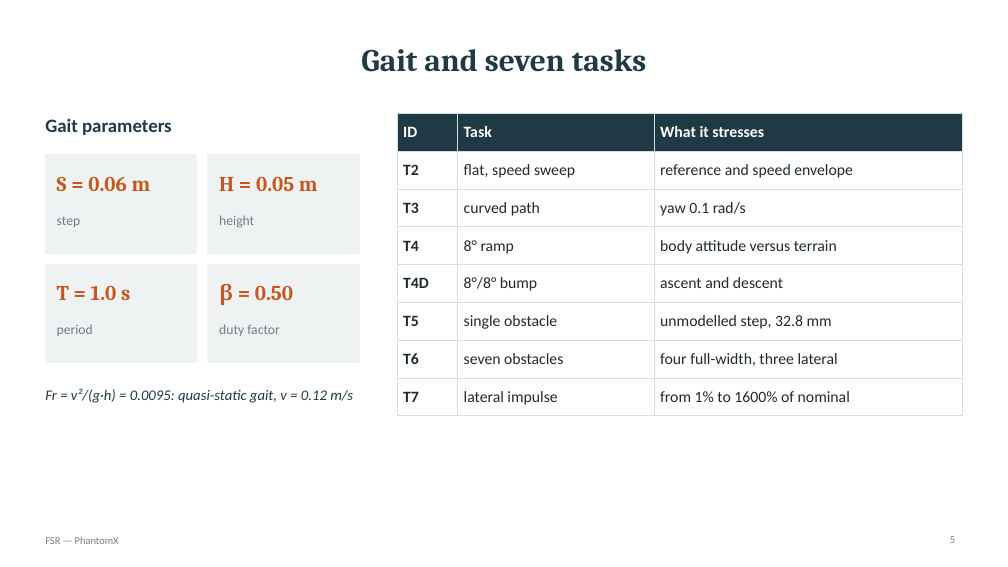
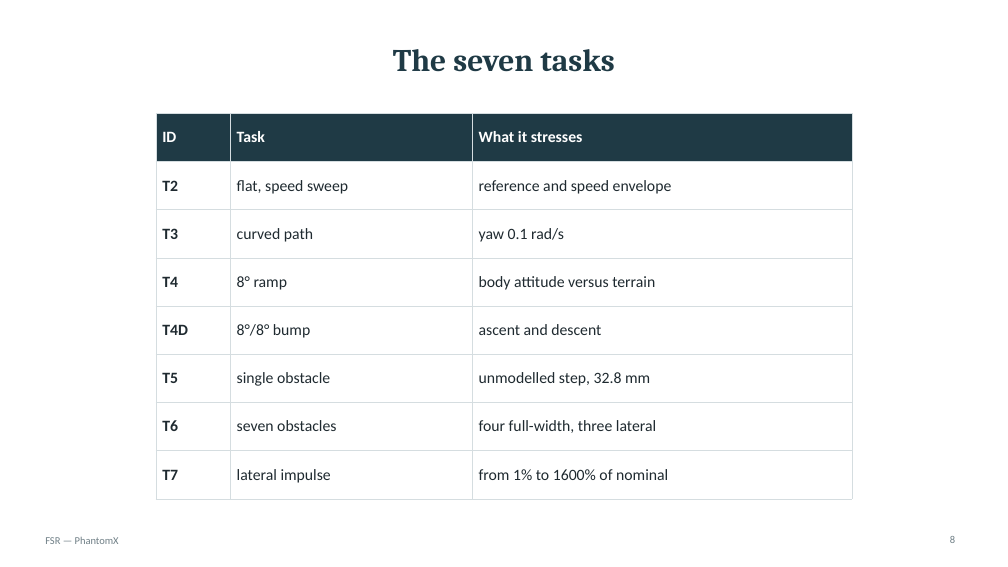
Before and after one commit to eroscribello/FSR, a slide deck: slide 8 of presentazione/FSR_phantomx_presentation.pptx (slide 5 before the commit). Drawn at 1008x567 pixels with LibreOffice and Linux fonts; fonts in the diff are those of the drawing. Boxes give left, top, right and bottom in pixels: in the first picture for what was removed or moved away, otherwise in the second. Text is boxed around its words. In the diff, an @@ line names an element or a change of style, - is before the commit and + after.

```diff
--- a/presentazione/FSR_phantomx_presentation.pptx
+++ b/presentazione/FSR_phantomx_presentation.pptx
@@ title at bbox=[393, 49, 615, 72]: text changed @@
-Gait and seven tasks
+The seven tasks
@@ text removed at bbox=[45, 118, 172, 135] @@
-Gait parameters
@@ table: place and size @@
-table at bbox=[397, 113, 963, 409]
+table at bbox=[156, 113, 851, 499]
@@ rectangle removed at bbox=[45, 155, 197, 253] @@
@@ text removed at bbox=[57, 176, 151, 191] @@
-S = 0.06 m
@@ rectangle removed at bbox=[208, 155, 359, 253] @@
@@ text removed at bbox=[219, 176, 318, 191] @@
-H = 0.05 m
@@ text removed at bbox=[57, 216, 81, 227] @@
-step
@@ text removed at bbox=[219, 215, 254, 227] @@
-height
@@ rectangle removed at bbox=[45, 265, 197, 363] @@
@@ rectangle removed at bbox=[208, 265, 359, 363] @@
@@ text removed at bbox=[57, 285, 130, 300] @@
-T = 1.0 s
@@ text removed at bbox=[219, 284, 293, 305] @@
-β = 0.50
@@ text removed at bbox=[57, 324, 93, 336] @@
-period
@@ text removed at bbox=[219, 324, 280, 336] @@
-duty factor
@@ text removed at bbox=[45, 388, 353, 403] @@
-Fr = v²/(g·h) = 0.0095: quasi-static gait, v = 0.12 m/s
```
Also in this commit, not shown: 24 other slides changed, 4 slides added, 2 slides removed, 3 other files.
